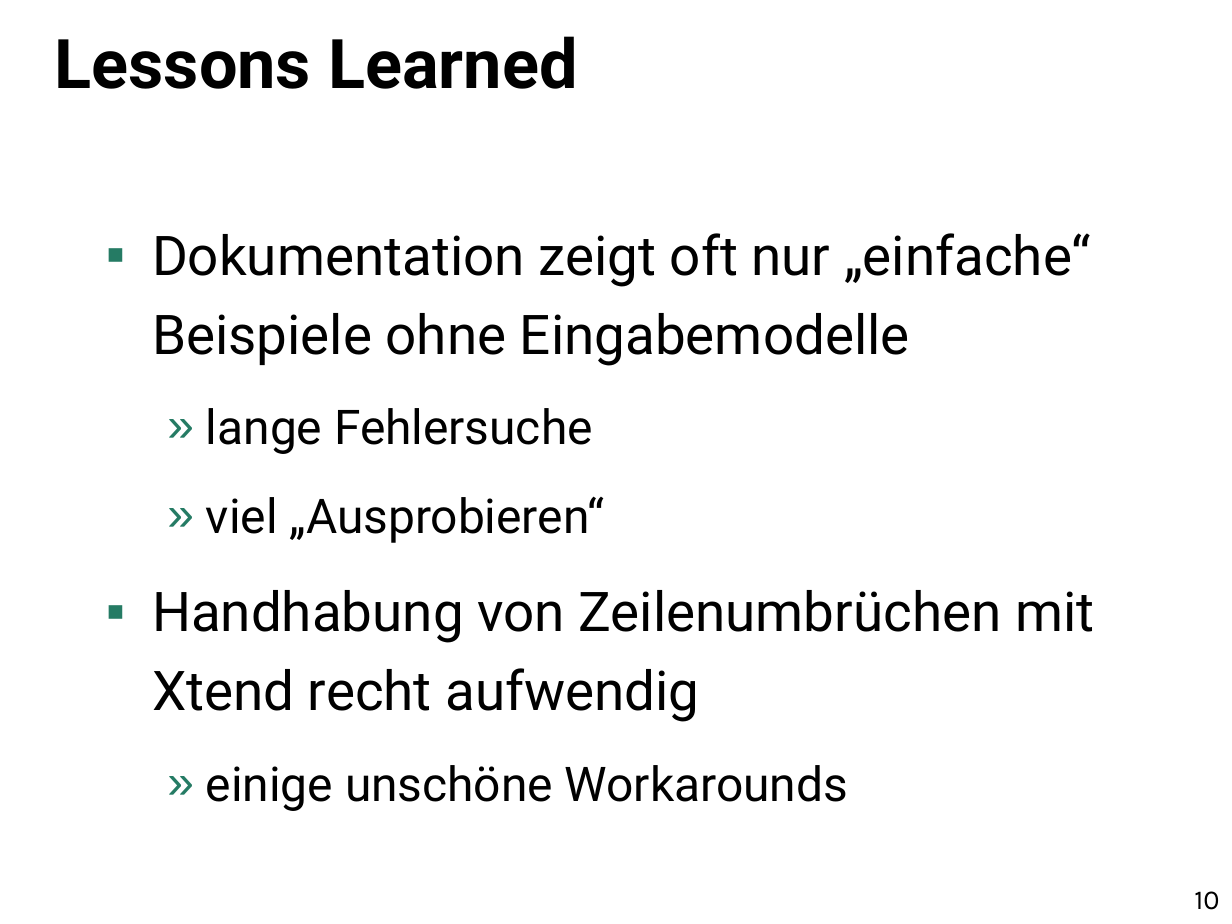
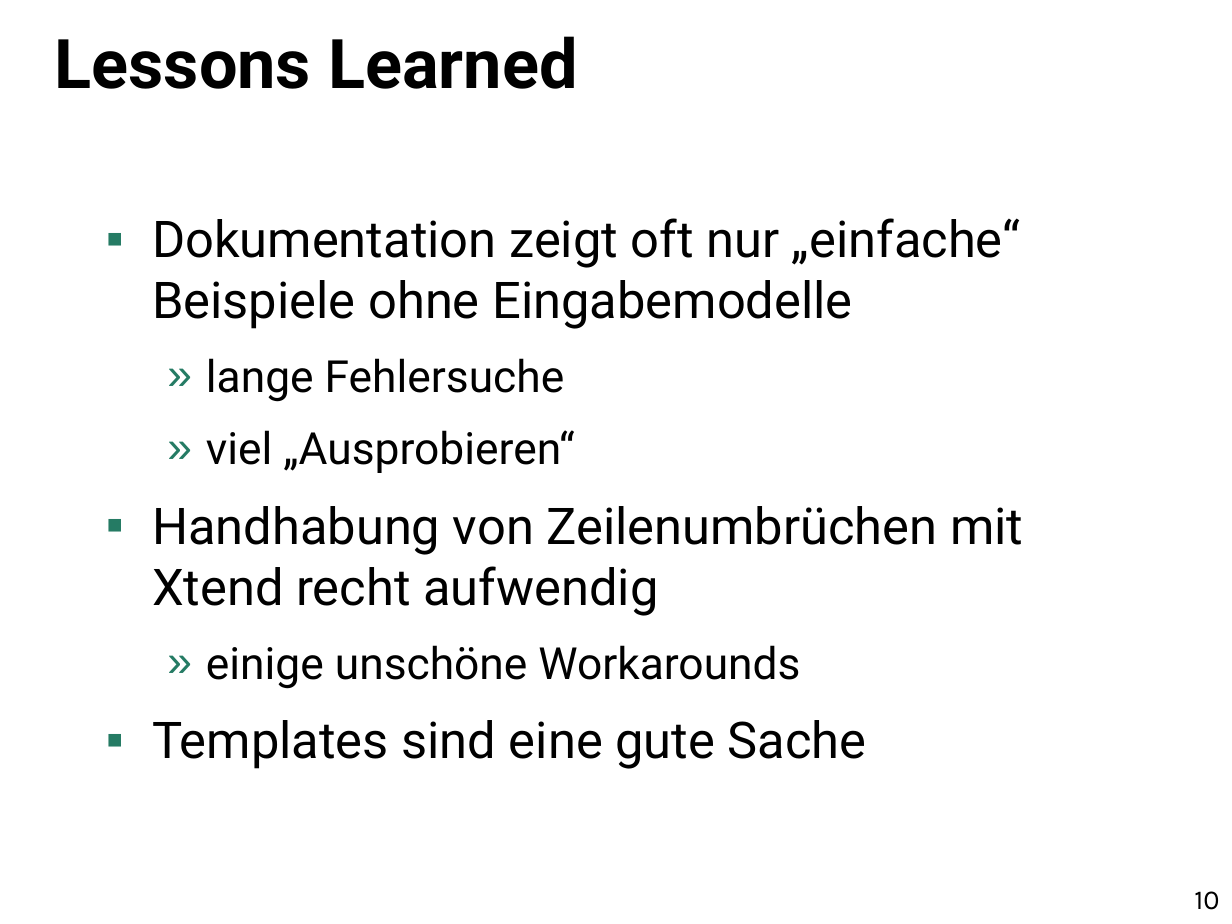
Before and after one commit to uwecl/MDSD-Praktikum, a slide deck: slide 10 of presentation/MDSD-Abschlusspraesentation.pptx. Drawn at 1232x924 pixels with LibreOffice and Linux fonts; fonts in the diff are those of the drawing. Boxes give left, top, right and bottom in pixels: in the first picture for what was removed or moved away, otherwise in the second. Text is boxed around its words. In the diff, an @@ line names an element or a change of style, - is before the commit and + after.

Commit message:
Small changes.

```diff
--- a/presentation/MDSD-Abschlusspraesentation.pptx
+++ b/presentation/MDSD-Abschlusspraesentation.pptx
@@ text at [152,218,1023,689]: size 32 to 29.6 pt in "Dokumentation zeigt oft nur „einfache“ Beispiele ohne ...", "Handhabung von Zeilenumbrüchen mit Xtend recht aufwendig"; size 28 to 25.9 pt in "lange Fehlersuche", "viel „Ausprobieren“", "einige unschöne Workarounds"; line spacing 1.2 to 1 @@
@@ text at [152,720,867,769]: paragraph added @@
+▪ Templates sind eine gute Sache
```
